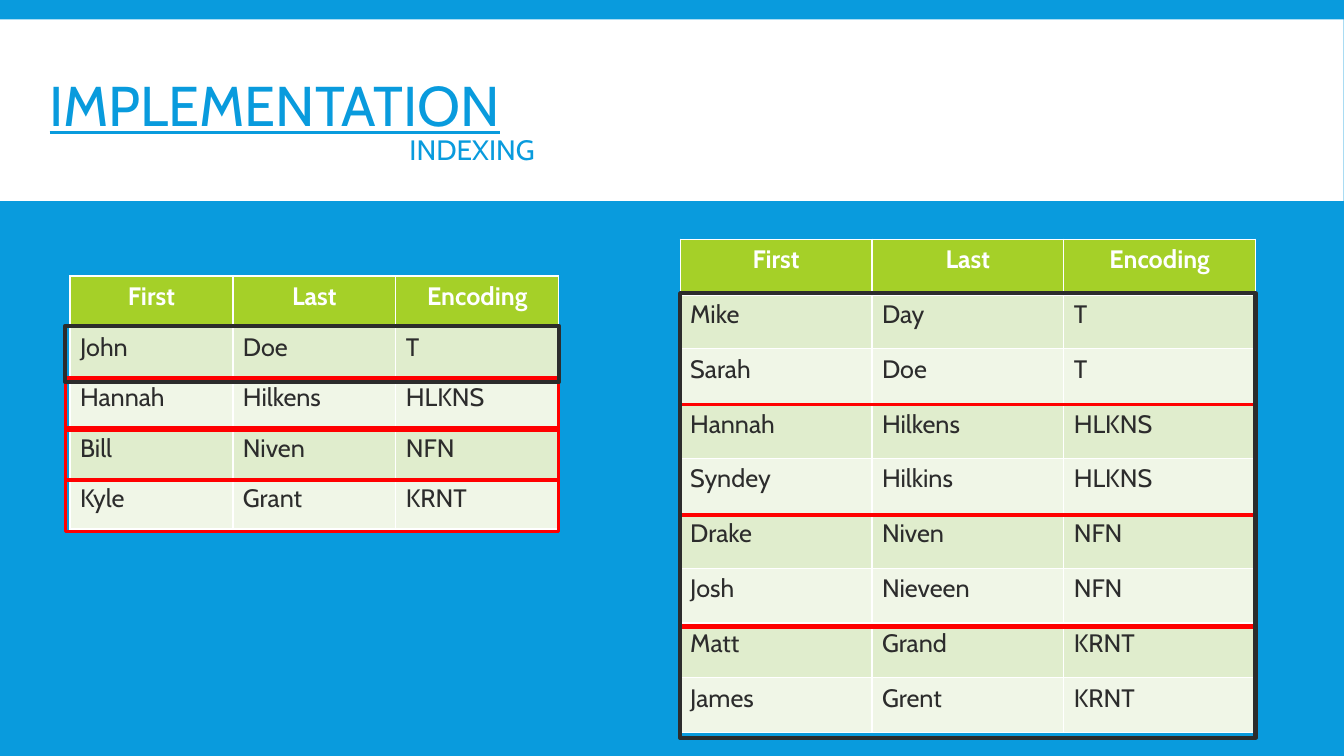
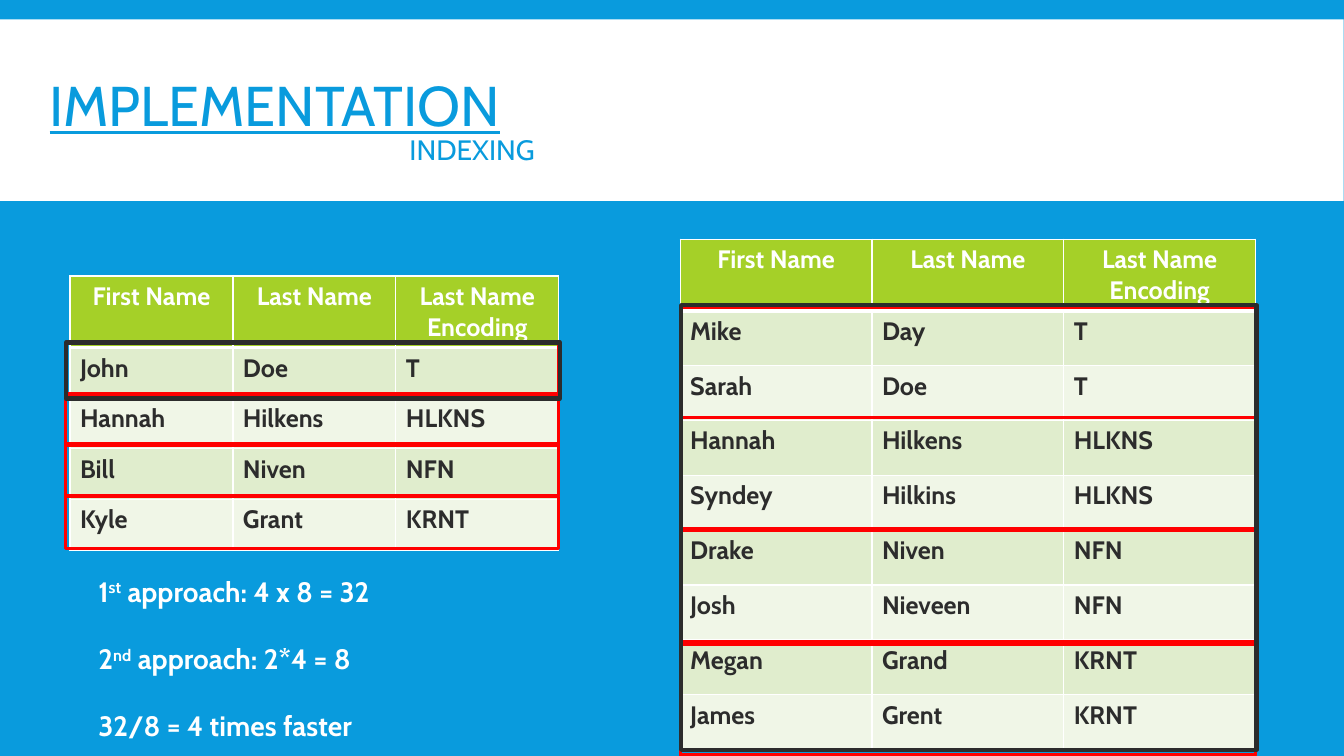
Before and after one commit to OryGregS/SeniorProject, a slide deck: slide 13 of docs/FuzzyRecordLinkage.pptx (slide 14 before the commit). Drawn at 1344x756 pixels with LibreOffice and Linux fonts; fonts in the diff are those of the drawing. Boxes give left, top, right and bottom in pixels: in the first picture for what was removed or moved away, otherwise in the second. Text is boxed around its words. In the diff, an @@ line names an element or a change of style, - is before the commit and + after.

```diff
--- a/docs/FuzzyRecordLinkage.pptx
+++ b/docs/FuzzyRecordLinkage.pptx
@@ table at box(681, 239, 1255, 749) @@
-row 1: First | Last | Encoding
+row 1: First Name | Last Name | Last Name Encoding
-row 8, column 1: Matt
+row 8, column 1: Megan
@@ bold on in "Mike", "Day", "T", "Sarah" and 19 more places @@
@@ table at box(70, 276, 560, 549) @@
-row 1: First | Last | Encoding
+row 1: First Name | Last Name | Last Name Encoding
@@ bold on in "John", "Doe", "T", "Hannah" and 8 more places @@
@@ rectangle: place and size @@
-rectangle at box(66, 326, 560, 378)
+rectangle at box(66, 344, 560, 396)
@@ 9 rectangles: place and size @@
-9 rectangles at box(66, 293, 1256, 738)
+9 rectangles at box(66, 306, 1257, 755)
@@ text added at box(98, 581, 370, 739), 20 pt, text #FFFFFF, bold @@
+1st approach: 4 x 8 = 32
+2nd approach: 2*4 = 8
+32/8 = 4 times faster
```
Also in this commit, not shown: 15 other slides changed, 2 slides added, 1 slide removed, 44 other files.
